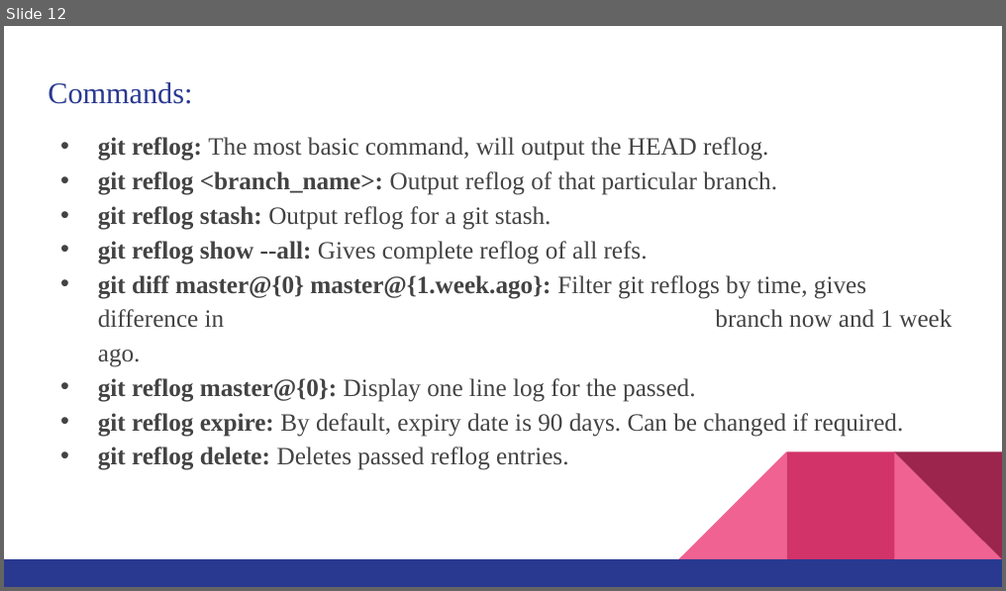
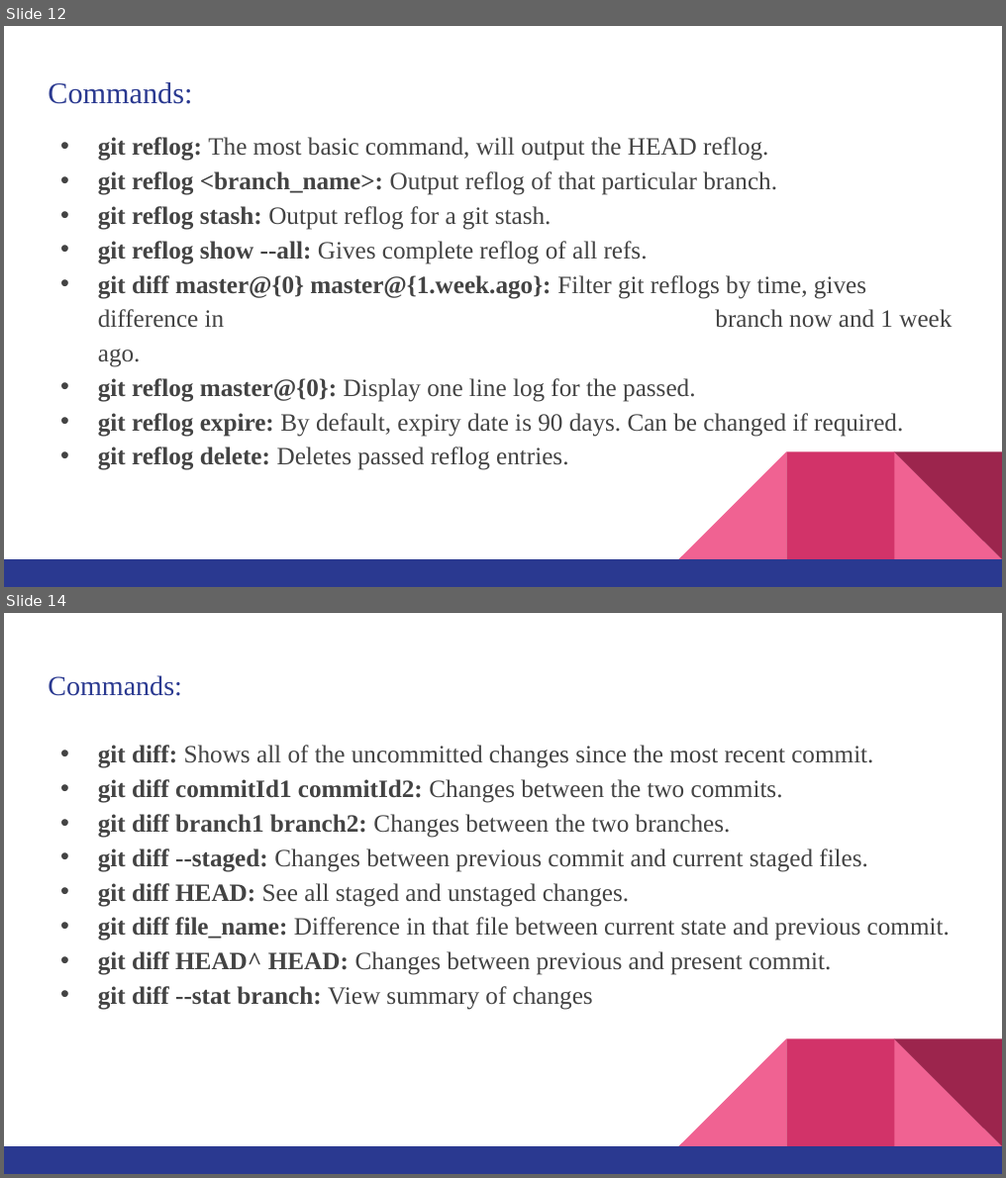
Before and after one commit to MrVaibhavChamp/Git-Advanced-Features, a slide deck: KOSS ppt.pptx. Shown one above the other, each under a label of ours: slide 12 before the commit, slides 12 and 14 after it; the slides between them are not shown. The pictures are 1006x591 and 1006x1178 pixels, drawn with LibreOffice and Linux fonts; fonts in the diff are those of the drawing. Boxes give left, top, right and bottom in pixels: in the first picture for what was removed or moved away, otherwise in the second. Text is boxed around its words. In the diff, an @@ line names an element or a change of style, - is before the commit and + after.

```diff
--- a/KOSS ppt.pptx
+++ b/KOSS ppt.pptx
@@ slide 14 added at bbox=[4, 613, 1002, 1174], background #FFFFFF; not listed: 5 template elements that a slide beside it also shows @@
@@ title added at bbox=[48, 675, 181, 696], 20 pt, text #2A3990 @@
+Commands:
@@ text added at bbox=[98, 745, 949, 1010], 18 pt, text #434343 @@
+• git diff: Shows all of the uncommitted changes since the most recent commit.
+• git diff commitId1 commitId2: Changes between the two commits.
+• git diff branch1 branch2: Changes between the two branches.
+• git diff --staged: Changes between previous commit and current staged files.
+• git diff HEAD: See all staged and unstaged changes.
+• git diff file_name: Difference in that file between current state and previous commit.
+• git diff HEAD^ HEAD: Changes between previous and present commit.
+• git diff --stat branch: View summary of changes
```
Also in this commit, not shown: 2 other slides added.
